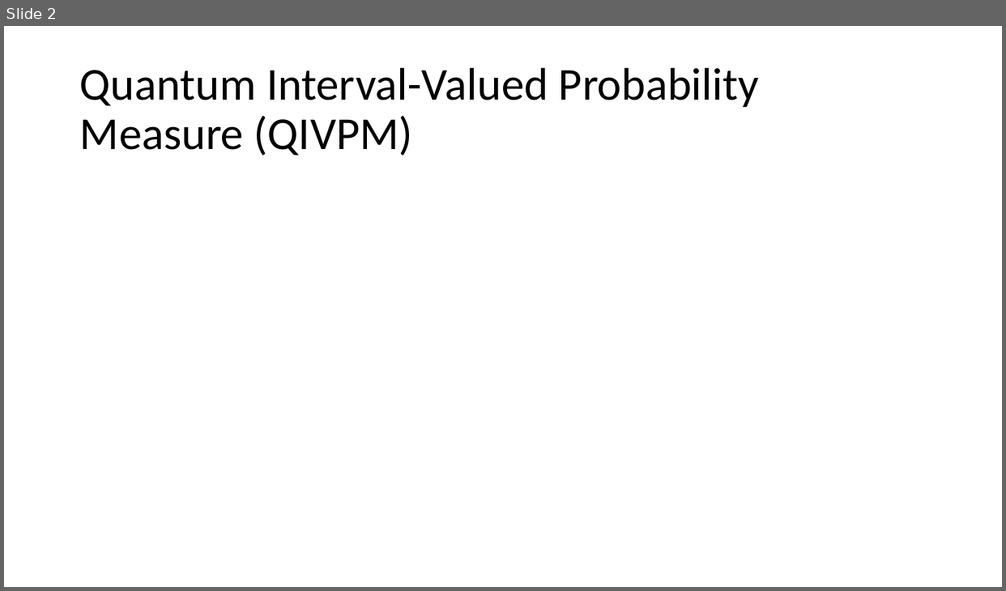
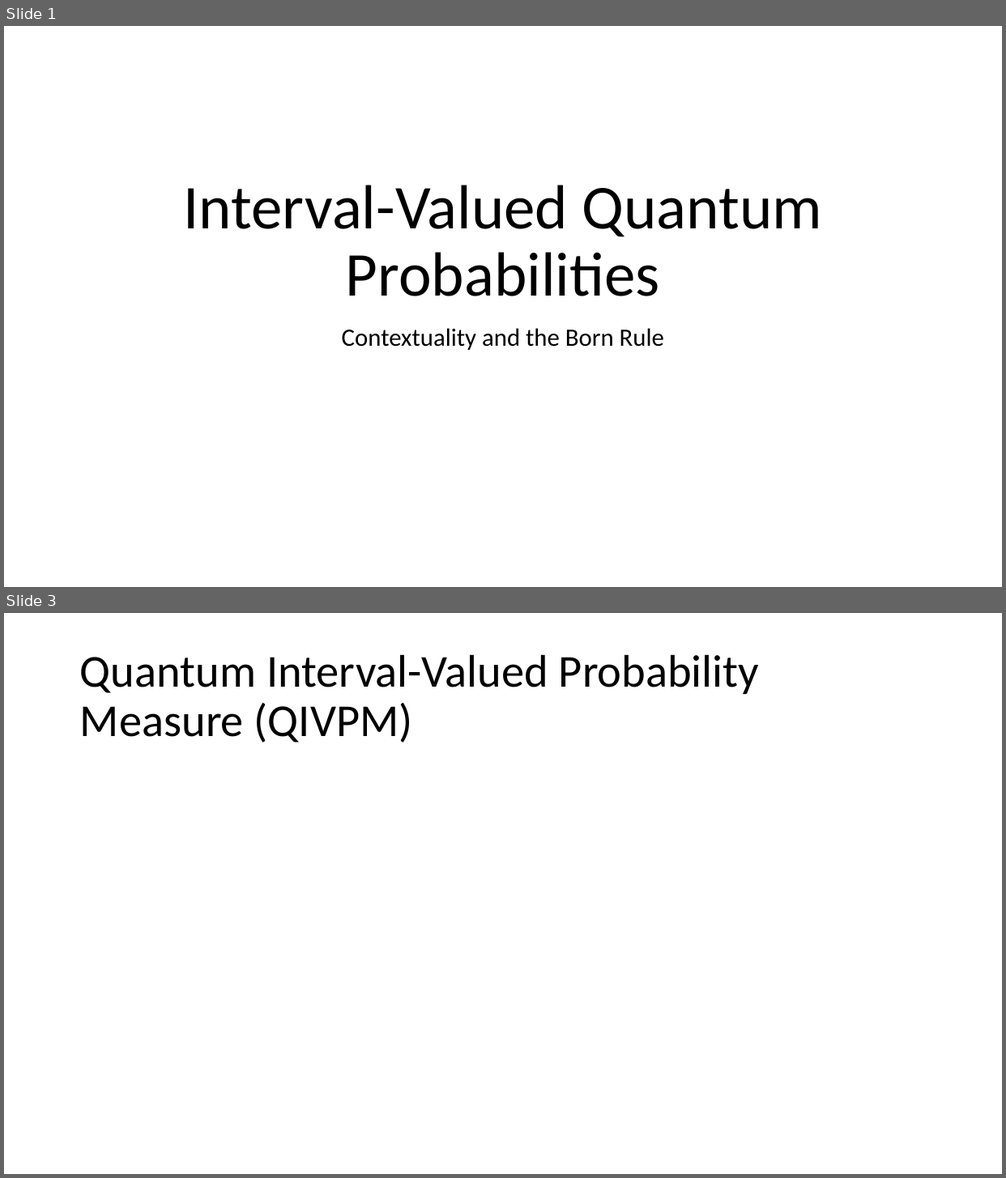
Before and after one commit to yuttai/Contextuality-and-Nonlocality-in-Discrete-Quantum-Theory, a slide deck: prop_letter.pptx. Shown one above the other, each under a label of ours: slide 2 before the commit, slides 1 and 3 after it; the slides between them are not shown. The pictures are 1006x591 and 1006x1178 pixels, drawn with LibreOffice and Linux fonts; fonts in the diff are those of the drawing; grey boxes stand for pictures. Boxes give left, top, right and bottom in pixels: in the first picture for what was removed or moved away, otherwise in the second. Text is boxed around its words. In the diff, an @@ line names an element or a change of style, - is before the commit and + after.

Commit message:
prop_iop.tex \subsubsection{Sates Consistent with a QIVPM Induced by the Born Rule} Updating...

```diff
--- a/prop_letter.pptx
+++ b/prop_letter.pptx
@@ slide 1 added at (4, 26, 1002, 587), background #FFFFFF @@
@@ title added at (184, 185, 822, 297), 60 pt, text #000000 @@
+Interval-Valued Quantum Probabilities
@@ subtitle added at (342, 328, 664, 350), 24 pt, text #000000 @@
+Contextuality and the Born Rule
@@ what was slide 2 is now slide 3 @@
```
Also in this commit, not shown: 1 other slide added, 1 slide removed, 2 other files.
